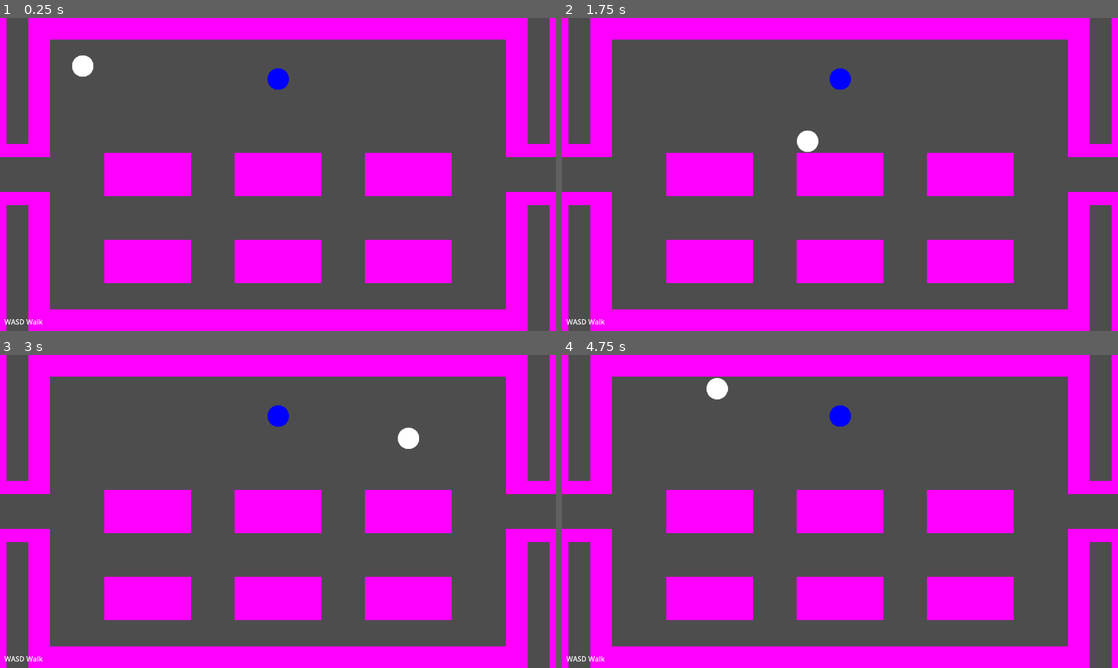
Above: before the commit, frames 1-4 (two rows, left to right).
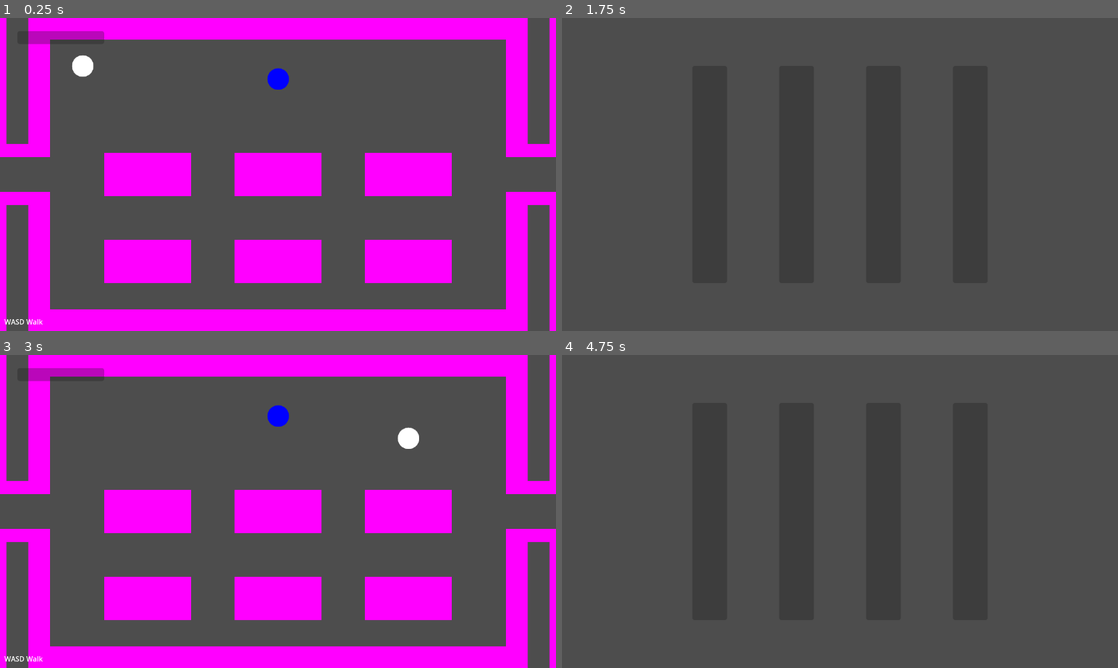
Above: after the commit, the same moments.

Repository: cty012/terror-on-the-tracks-demo
Game: Godot game, scene res://scenes/game.tscn
Same seed, same stepped clock (60 frames per second), same inputs: the game is played once before the commit and once after it.
Inputs:
- Up to frame 1 (0.25 s): no input
- Up to frame 2 (1.75 s): tap Enter at 0.5 s; hold D 0.53-1.28 s; tap M at 0.6, 1.55 s; tap N at 0.8, 1.35 s; hold S from 1.28 s (still down)
- Up to frame 3 (3 s): tap Space at 2 s; release S at 2.03 s; hold D 2.03-2.78 s; tap M at 2.1 s; tap N at 2.3, 2.85 s; hold W from 2.78 s (still down)
- Up to frame 4 (4.75 s): tap M at 3.05, 4.55 s; tap Enter at 3.5 s; release W at 3.53 s; hold A from 3.53 s (still down); tap E at 3.6 s; tap N at 3.8 s; tap F at 4.35 s

The runs differ from the first frame. In frame 1, 0.4% of the frame differs, in the area x 5-19%, y 4-9%; in frame 2, 35%, in the area x 0-100%, y 0-100%; in frame 3, 0.4%; in frame 4, 35%.

Commit message:
Fix sus meter and HUD follows camera

Diff:
--- a/scenes/game.tscn
+++ b/scenes/game.tscn
@@ -1,17 +1,21 @@
-[gd_scene load_steps=23 format=3 uid="uid://dm21nbrg6aclu"]
+[gd_scene load_steps=27 format=3 uid="uid://dm21nbrg6aclu"]
 
 [ext_resource type="Script" path="res://scripts/controllers/player_controller.gd" id="1_0bvfg"]
 [ext_resource type="Script" path="res://scripts/systems/input_system.gd" id="1_nh1b4"]
 [ext_resource type="Script" path="res://scripts/systems/event_system.gd" id="2_c3i0d"]
+[ext_resource type="Script" path="res://scripts/systems/minigame_system.gd" id="3_7al2g"]
 [ext_resource type="Script" path="res://scripts/systems/actions_system.gd" id="3_8fg7i"]
 [ext_resource type="Script" path="res://scripts/controllers/camera_controller.gd" id="4_57u3r"]
 [ext_resource type="Script" path="res://scripts/systems/dialogue_system.gd" id="4_ghhox"]
 [ext_resource type="Script" path="res://scripts/systems/debug_system.gd" id="4_glw46"]
 [ext_resource type="Script" path="res://scripts/controllers/professor_controller.gd" id="7_x2f58"]
 [ext_resource type="Script" path="res://scripts/controllers/dialogue_range_controller.gd" id="9_6tywj"]
+[ext_resource type="StyleBox" uid="uid://bwwcxqxroxego" path="res://shapes/sus-meter-fill.tres" id="9_r3q3p"]
 [ext_resource type="PackedScene" uid="uid://d1gtcvhspy8ya" path="res://prefabs/ui/action_label.tscn" id="9_wm34p"]
+[ext_resource type="Script" path="res://scripts/controllers/ui_sus_meter_controller.gd" id="10_u7f2y"]
 [ext_resource type="Script" path="res://scripts/controllers/welcome_mat_controller.gd" id="11_k3sqm"]
 [ext_resource type="Shape2D" uid="uid://c7aojc7q6al28" path="res://shapes/mat.tres" id="12_hpof6"]
+[ext_resource type="Script" path="res://scripts/controllers/minigames/lockpick.gd" id="13_ncycx"]
 
 [sub_resource type="GDScript" id="GDScript_palwq"]
 script/source = "extends Control
@@ -68,6 +72,9 @@
 [node name="dialogue_system" type="Node" parent="."]
 script = ExtResource("4_ghhox")
 
+[node name="minigame_system" type="Node" parent="."]
+script = ExtResource("3_7al2g")
+
 [node name="actions_system" type="Node" parent="."]
 script = ExtResource("3_8fg7i")
 
@@ -80,7 +87,7 @@
 [node name="camera" type="Camera2D" parent="."]
 script = ExtResource("4_57u3r")
 
-[node name="hud" type="Control" parent="."]
+[node name="hud" type="Control" parent="camera"]
 z_index = 10
 layout_mode = 3
 anchors_preset = 8
@@ -95,7 +102,7 @@
 grow_horizontal = 2
 grow_vertical = 2
 
-[node name="dialogue" type="Control" parent="hud"]
+[node name="dialogue" type="Control" parent="camera/hud"]
 layout_mode = 1
 anchors_preset = 15
 anchor_right = 1.0
@@ -104,7 +111,7 @@
 grow_vertical = 2
 script = SubResource("GDScript_palwq")
 
-[node name="speech_panel" type="Panel" parent="hud/dialogue"]
+[node name="speech_panel" type="Panel" parent="camera/hud/dialogue"]
 layout_mode = 1
 anchors_preset = 2
 anchor_top = 1.0
@@ -114,7 +121,7 @@
 offset_right = 1200.0
 grow_vertical = 0
 
-[node name="character_name" type="Label" parent="hud/dialogue/speech_panel"]
+[node name="character_name" type="Label" parent="camera/hud/dialogue/speech_panel"]
 layout_mode = 0
 offset_left = 20.0
 offset_top = 10.0
@@ -122,7 +129,7 @@
 offset_bottom = 33.0
 text = "[CHARACTER NAME]"
 
-[node name="character_speech" type="Label" parent="hud/dialogue/speech_panel"]
+[node name="character_speech" type="Label" parent="camera/hud/dialogue/speech_panel"]
 layout_mode = 0
 offset_left = 20.0
 offset_top = 40.0
@@ -131,7 +138,7 @@
 text = "Lorem ipsum dolor sit amet, consectetur adipiscing elit, sed do eiusmod tempor incididunt ut labore et dolore m …(224 unchanged characters)…
 autowrap_mode = 3
 
-[node name="choice_list" type="VBoxContainer" parent="hud/dialogue"]
+[node name="choice_list" type="VBoxContainer" parent="camera/hud/dialogue"]
 layout_mode = 1
 anchors_preset = 8
 anchor_left = 0.5
@@ -147,7 +154,7 @@
 theme_override_constants/separation = 30
 alignment = 1
 
-[node name="action_list" type="VBoxContainer" parent="hud"]
+[node name="action_list" type="VBoxContainer" parent="camera/hud"]
 layout_mode = 1
 anchors_preset = 2
 anchor_top = 1.0
@@ -159,8 +166,18 @@
 grow_vertical = 0
 alignment = 2
 
-[node name="action_label" parent="hud/action_list" instance=ExtResource("9_wm34p")]
+[node name="action_label" parent="camera/hud/action_list" instance=ExtResource("9_wm34p")]
 layout_mode = 2
+
+[node name="sus-meter" type="ProgressBar" parent="camera/hud"]
+layout_mode = 0
+offset_left = 40.0
+offset_top = 30.0
+offset_right = 240.0
+offset_bottom = 60.0
+theme_override_styles/fill = ExtResource("9_r3q3p")
+show_percentage = false
+script = ExtResource("10_u7f2y")
 
 [node name="player" type="CharacterBody2D" parent="."]
 position = Vector2(-450, -250)
@@ -515,3 +532,51 @@
 
 [node name="collision" type="CollisionShape2D" parent="car2/mat1"]
 shape = ExtResource("12_hpof6")
+
+[node name="minigame-lockpick" type="Control" parent="."]
+layout_mode = 3
+anchors_preset = 0
+offset_left = -640.0
+offset_top = 1000.0
+offset_right = 640.0
+offset_bottom = 1720.0
+script = ExtResource("13_ncycx")
+
+[node name="lock1" type="ProgressBar" parent="minigame-lockpick"]
+layout_mode = 0
+offset_left = 300.0
+offset_top = 110.0
+offset_right = 380.0
+offset_bottom = 610.0
+fill_mode = 3
+show_percentage = false
+
+[node name="lock2" type="ProgressBar" parent="minigame-lockpick"]
+layout_mode = 0
+offset_left = 500.0
+offset_top = 110.0
+offset_right = 580.0
+offset_bottom = 610.0
+fill_mode = 3
+show_percentage = false
+
+[node name="lock3" type="ProgressBar" parent="minigame-lockpick"]
+layout_mode = 0
+offset_left = 700.0
+offset_top = 110.0
+offset_right = 780.0
+offset_bottom = 610.0
+fill_mode = 3
+show_percentage = false
+
+[node name="lock4" type="ProgressBar" parent="minigame-lockpick"]
+layout_mode = 0
+offset_left = 900.0
+offset_top = 110.0
+offset_right = 980.0
+offset_bottom = 610.0
+fill_mode = 3
+show_percentage = false
+
+[node name="camera" type="Camera2D" parent="minigame-lockpick"]
+position = Vector2(640, 360)
--- /dev/null
+++ b/scripts/controllers/minigames/lockpick.gd
@@ -0,0 +1,16 @@
+extends Node
+
+
+# All minigame controllers need this
+func start():
+    pass
+
+
+# Called when the node enters the scene tree for the first time.
+func _ready() -> void:
+    pass # Replace with function body.
+
+
+# Called every frame. 'delta' is the elapsed time since the previous frame.
+func _process(delta: float) -> void:
+    pass
--- a/scripts/systems/actions_system.gd
+++ b/scripts/systems/actions_system.gd
@@ -25,4 +25,4 @@
 
 # Called when the node enters the scene tree for the first time.
 func _ready() -> void:
-    action_list = $/root/scene/hud/action_list
+    action_list = $/root/scene/camera/hud/action_list
--- a/scripts/systems/debug_system.gd
+++ b/scripts/systems/debug_system.gd
@@ -12,10 +12,12 @@
 
 # Called every frame. 'delta' is the elapsed time since the previous frame.
 func _process(delta: float) -> void:
-    if input_system.is_key_just_pressed(KEY_COMMA):
-        event_system.emit("game::switch-car", { "index": 0 })
-    elif input_system.is_key_just_pressed(KEY_PERIOD):
-        event_system.emit("game::switch-car", { "index": 1 })
+    if input_system.is_key_just_pressed(KEY_M):
+        event_system.emit("game::minigame::start", {
+            "node": $"/root/scene/minigame-lockpick",
+        })
+    elif input_system.is_key_just_pressed(KEY_N):
+        event_system.emit("game::minigame::end", {})
     elif input_system.is_key_just_pressed(KEY_EQUAL):
         event_system.emit("game::sus-change", { "amount": 10 })
     elif input_system.is_key_just_pressed(KEY_MINUS):
--- a/scripts/systems/dialogue_system.gd
+++ b/scripts/systems/dialogue_system.gd
@@ -113,7 +113,7 @@
 func _ready() -> void:
     event_system = $/root/scene/event_system
     player = $/root/scene/player
-    ui_dialogue = $/root/scene/hud/dialogue
+    ui_dialogue = $/root/scene/camera/hud/dialogue
     on_dialogue_end({})
     lsid_dialogue_detect = event_system.add_listener("game::dialogue-detect", on_dialogue_detect)
     lsid_dialogue_start = event_system.add_listener("game::dialogue-start", on_dialogue_start)
--- /dev/null
+++ b/scripts/systems/minigame_system.gd
@@ -0,0 +1,42 @@
+extends Node
+
+var event_system: EventSystem
+
+
+var default_camera: Camera2D
+var is_minigame_active := false
+var lsid_minigame_start := 0
+var lsid_minigame_end := 0
+
+
+func on_minigame_start(event):
+    print("Minigame start")
+    is_minigame_active = true
+    var cameras = event["node"].find_children("", "Camera2D")
+    if not cameras.is_empty():
+        cameras[0].make_current()
+        event["node"].start()
+
+
+func on_minigame_end(event):
+    print("Minigame end")
+    is_minigame_active = false
+    default_camera.make_current()
+
+
+# Called when the node enters the scene tree for the first time.
+func _ready() -> void:
+    event_system = $/root/scene/event_system
+    default_camera = $/root/scene/camera
+    lsid_minigame_start = event_system.add_listener("game::minigame::start", on_minigame_start)
+    lsid_minigame_end = event_system.add_listener("game::minigame::end", on_minigame_end)
+
+
+func _exit_tree() -> void:
+    event_system.remove_listener(lsid_minigame_start)
+    event_system.remove_listener(lsid_minigame_end)
+
+
+# Called every frame. 'delta' is the elapsed time since the previous frame.
+func _process(delta: float) -> void:
+    pass
--- /dev/null
+++ b/shapes/lock-green.tres
@@ -0,0 +1,4 @@
+[gd_resource type="StyleBoxFlat" format=3 uid="uid://chmfm0vrvthx2"]
+
+[resource]
+bg_color = Color(0, 1, 0, 1)
--- /dev/null
+++ b/shapes/lock-red.tres
@@ -0,0 +1,4 @@
+[gd_resource type="StyleBoxFlat" format=3 uid="uid://dfq2loj8d4p6k"]
+
+[resource]
+bg_color = Color(1, 0, 0, 1)
--- /dev/null
+++ b/shapes/sus-meter-fill.tres
@@ -0,0 +1,4 @@
+[gd_resource type="StyleBoxFlat" format=3 uid="uid://bwwcxqxroxego"]
+
+[resource]
+bg_color = Color(1, 0, 0, 1)
Renamed: scripts/controllers/ui_sus_meter.gd -> scripts/controllers/ui_sus_meter_controller.gd
